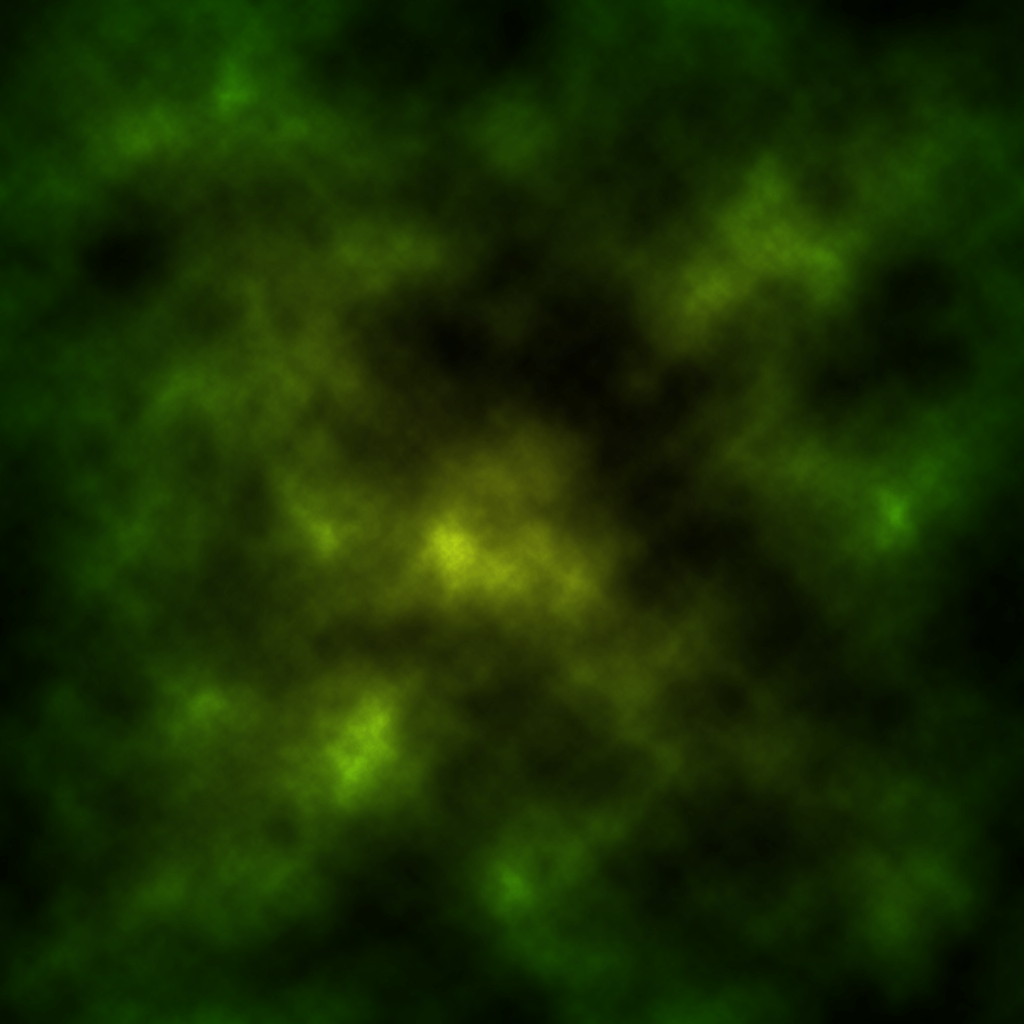
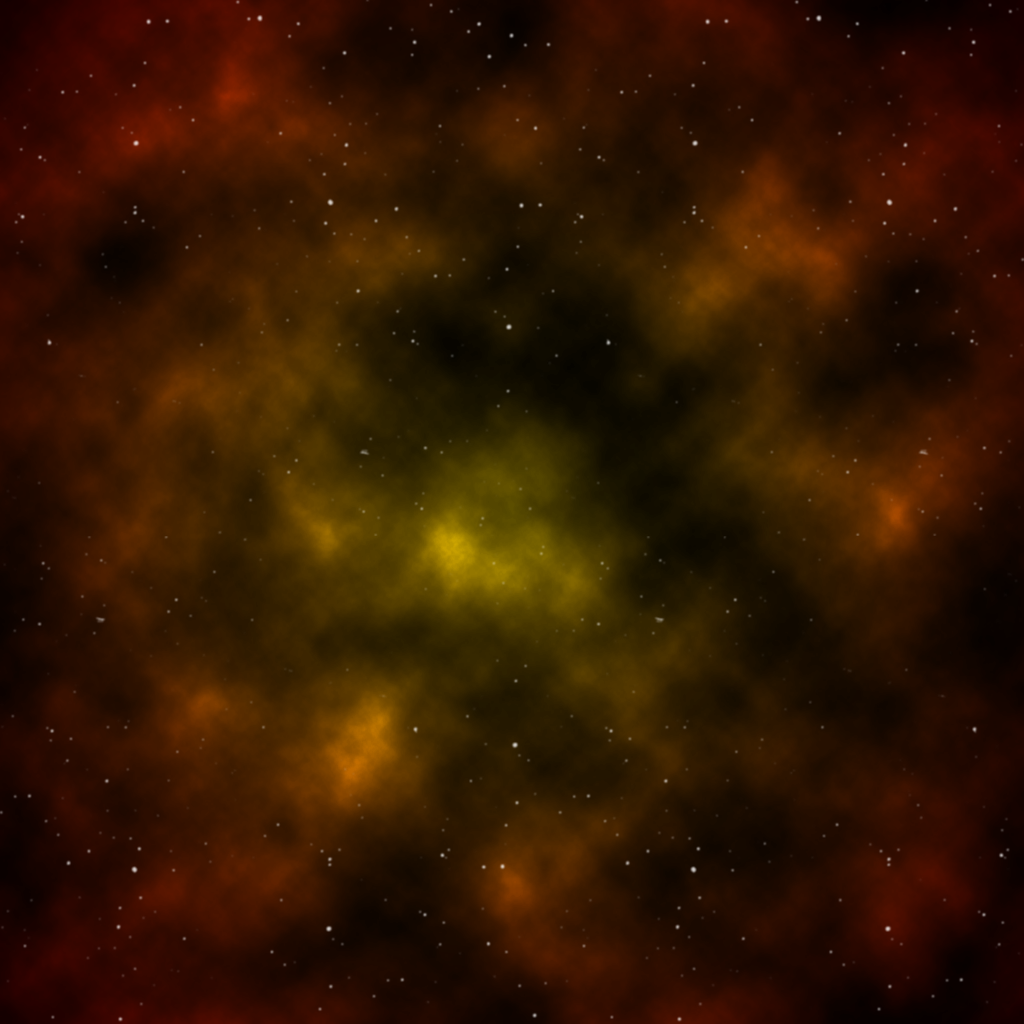
Layer changes from the first 1024px x 1024px image to the second:
added layer "Laag 2 kopiëren 3" above "Laag 0" over bbox(0, 0, 1024, 1022)
